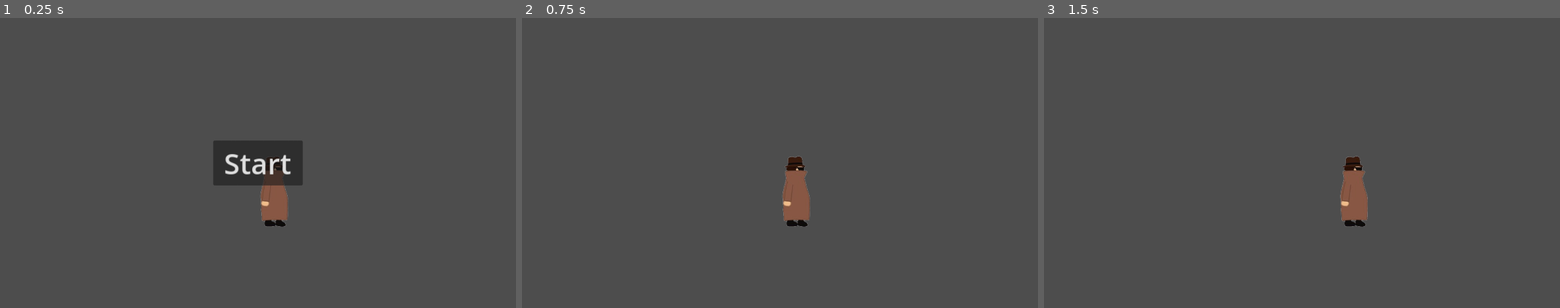
Above: before the commit, frames 1-3 (left to right).
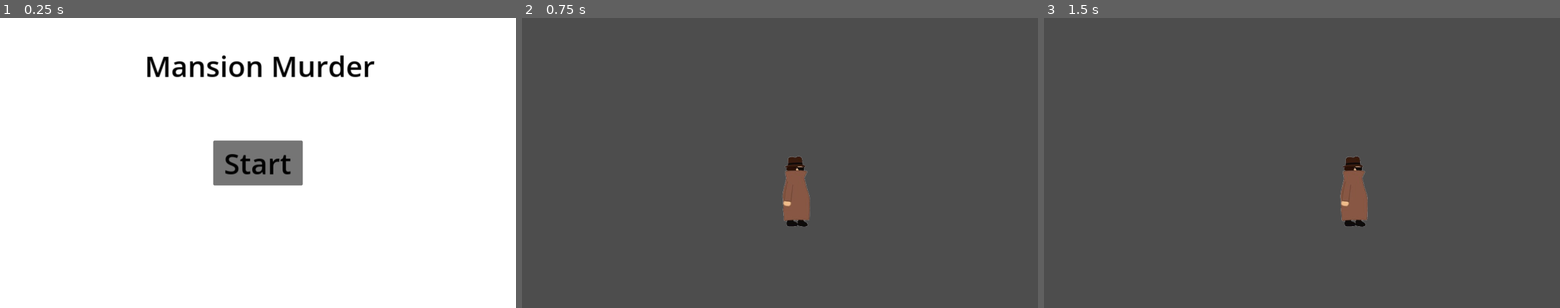
Above: after the commit, the same moments.

Repository: AsilbekNorboev/mansion_murder
Game: Godot game, scene res://main.tscn
Same seed, same stepped clock (60 frames per second), same inputs: the game is played once before the commit and once after it.
Inputs:
- Up to frame 1 (0.25 s): no input
- Up to frame 2 (0.75 s): click "Start" at 0.5 s
- Up to frame 3 (1.5 s): tap Enter at 1.25 s; hold Right (move_right) from 1.28 s (still down)

The runs differ from the first frame. In frame 1, 100% of the frame differs, in the area x 0-100%, y 0-100%; in frame 2, nothing differs; in frame 3, nothing differs.

Commit message:
Added Title Screen

Diff:
--- a/mansionmurder/hud.gd
+++ b/mansionmurder/hud.gd
@@ -5,4 +5,6 @@
 
 func _on_start_button_pressed():
 	$StartButton.hide()
+	$Title.hide()
+	$Background.hide()
 	start_game.emit()
--- a/mansionmurder/hud.tscn
+++ b/mansionmurder/hud.tscn
@@ -1,6 +1,8 @@
-[gd_scene load_steps=2 format=3 uid="uid://ddeafgqttv4tg"]
+[gd_scene load_steps=3 format=3 uid="uid://ddeafgqttv4tg"]
 
 [ext_resource type="Script" path="res://hud.gd" id="1_bjx3b"]
+
+[sub_resource type="CanvasTexture" id="CanvasTexture_okf4m"]
 
 [node name="HUD" type="CanvasLayer"]
 script = ExtResource("1_bjx3b")
@@ -17,7 +19,27 @@
 offset_bottom = 50.0
 grow_horizontal = 2
 grow_vertical = 2
+theme_override_colors/font_color = Color(0, 0, 0, 1)
 theme_override_font_sizes/font_size = 64
 text = "Start"
 
+[node name="Title" type="Label" parent="."]
+anchors_preset = 5
+anchor_left = 0.5
+anchor_right = 0.5
+offset_left = -253.0
+offset_top = 62.0
+offset_right = 261.0
+offset_bottom = 150.0
+grow_horizontal = 2
+theme_override_colors/font_color = Color(0, 0, 0, 1)
+theme_override_font_sizes/font_size = 64
+text = "Mansion Murder"
+
+[node name="Background" type="Sprite2D" parent="."]
+z_index = -1
+position = Vector2(576.25, 325.75)
+scale = Vector2(1153.5, 652.5)
+texture = SubResource("CanvasTexture_okf4m")
+
 [connection signal="pressed" from="StartButton" to="." method="_on_start_button_pressed"]
Binary file removed: mansionmurder/art/playerGrey_up1.png
Not shown, removed: mansionmurder/art/playerGrey_up1.png.import
Binary file removed: mansionmurder/art/playerGrey_up2.png
Not shown, removed: mansionmurder/art/playerGrey_up2.png.import
